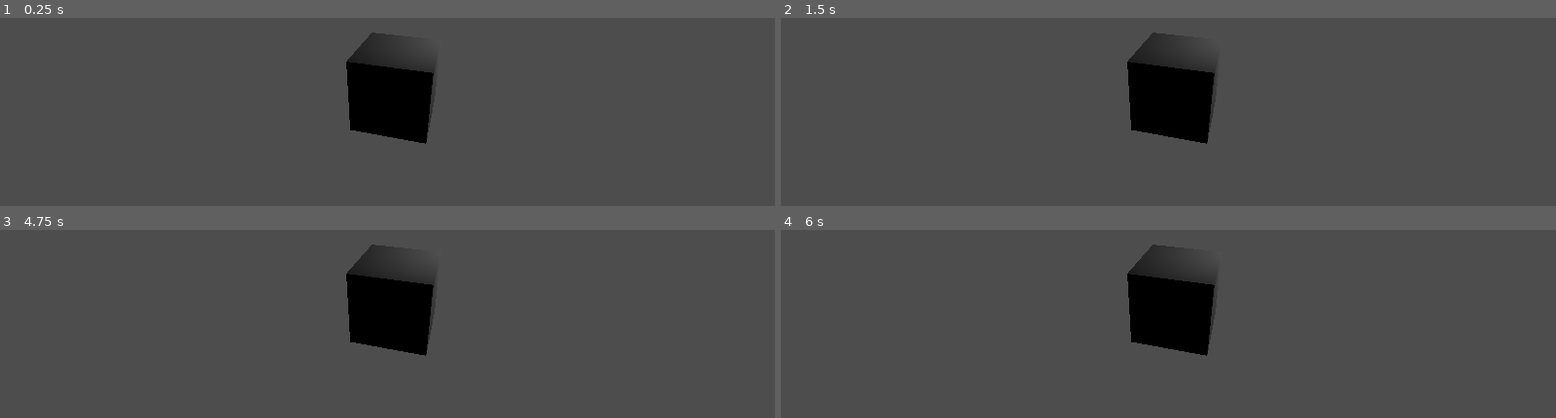
Above: before the commit, frames 1-4 (two rows, left to right).
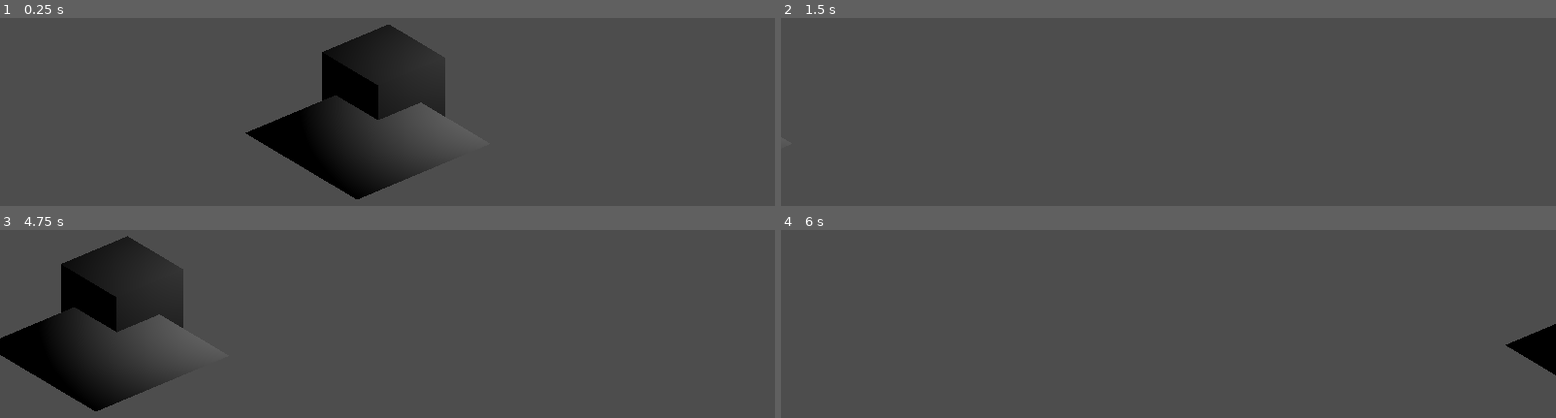
Above: after the commit, the same moments.

Repository: XlebDaMaslo/LOGH-prototype
Game: Godot game, scene res://test.tscn
Same seed, same stepped clock (60 frames per second), same inputs: the game is played once before the commit and once after it.
Inputs:
- Up to frame 1 (0.25 s): no input
- Up to frame 2 (1.5 s): tap Enter at 0.5 s; hold Right (ui_right) 0.53-1.28 s; hold Down (ui_down) from 1.28 s (still down)
- Up to frame 3 (4.75 s): release Down (ui_down) at 2.03 s; hold Right (ui_right) 2.03-2.78 s; hold Up (ui_up) 2.78-3.53 s; tap Space at 3.5 s; hold Left (ui_left) from 3.53 s (still down); tap Enter at 4.25 s
- Up to frame 4 (6 s): release Left (ui_left) at 5.03 s; hold Down (ui_down) 5.03-5.78 s; hold Right (ui_right) from 5.78 s (still down)

The runs differ from the first frame. In frame 1, 11% of the frame differs, in the area x 31-58%, y 3-97%; in frame 2, 5.0%; in frame 3, 17%, in the area x 0-57%, y 3-97%; in frame 4, 5.9%.

Commit message:
Test godot

Diff:
--- /dev/null
+++ b/IsometricCamera.gd
@@ -0,0 +1,26 @@
+extends Camera3D
+
+# Скорость перемещения камеры
+var speed = 10.0
+
+func _process(delta):
+	var input_direction = Vector3.ZERO
+
+	# Проверяем нажатие клавиш и задаем направление движения
+	if Input.is_action_pressed("ui_left"):
+		input_direction.x -= 1
+	if Input.is_action_pressed("ui_right"):
+		input_direction.x += 1
+	if Input.is_action_pressed("ui_up"):
+		input_direction.z -= 1
+	if Input.is_action_pressed("ui_down"):
+		input_direction.z += 1
+
+	# Нормализуем направление, чтобы скорость движения не зависела от количества нажатых клавиш
+	input_direction = input_direction.normalized()
+
+	# Перемещаем камеру, но с учётом изометрической системы координат
+	var move_direction = Vector3(input_direction.x - input_direction.z, 0, input_direction.x + input_direction.z)
+
+	# Умножаем направление на скорость и время
+	translate(move_direction * speed * delta)
--- a/test.tscn
+++ b/test.tscn
@@ -1,19 +1,40 @@
-[gd_scene load_steps=2 format=3 uid="uid://bawu3vrbbugji"]
+[gd_scene load_steps=6 format=3 uid="uid://bawu3vrbbugji"]
 
-[sub_resource type="BoxMesh" id="BoxMesh_aah1h"]
+[ext_resource type="Script" path="res://IsometricCamera.gd" id="1_eue2y"]
+
+[sub_resource type="StandardMaterial3D" id="StandardMaterial3D_dn41q"]
+
+[sub_resource type="PlaneMesh" id="PlaneMesh_txbe7"]
+
+[sub_resource type="BoxMesh" id="BoxMesh_mx4ui"]
+
+[sub_resource type="TileSet" id="TileSet_adqle"]
 
 [node name="Node3D" type="Node3D"]
+transform = Transform3D(1, 0, 0, 0, 1, 0, 0, 0, 1, 0.0636158, 0, -0.060153)
 
 [node name="MeshInstance3D" type="MeshInstance3D" parent="."]
+transform = Transform3D(1, 0, 0, 0, 1, 0, 0, 0, 1, 6.66574, 7.67328, 7.49761)
+material_override = SubResource("StandardMaterial3D_dn41q")
+mesh = SubResource("PlaneMesh_txbe7")
 
-[node name="SpotLight3D" type="SpotLight3D" parent="MeshInstance3D"]
-transform = Transform3D(-0.983562, 7.32811e-09, -0.180571, -0.135014, 0.664031, 0.735415, 0.119904, 0.747705, -0.653115, -1.6069, 3.67047, -4.48945)
-spot_range = 4.97031
-spot_angle = 27.9127
+[node name="Camera3D" type="Camera3D" parent="."]
+transform = Transform3D(0.642788, -0.383022, 0.663414, 0, 0.866025, 0.5, -0.766044, -0.321394, 0.55667, 10, 11, 10)
+projection = 1
+size = 5.0
+script = ExtResource("1_eue2y")
 
-[node name="Camera3D" type="Camera3D" parent="MeshInstance3D"]
-transform = Transform3D(-0.246843, -0.445062, 0.860807, 0.0153327, 0.886389, 0.462686, -0.968934, 0.127409, -0.211975, 2.53339, 3.5019, -3.02548)
+[node name="SpotLight3D" type="SpotLight3D" parent="."]
+transform = Transform3D(-0.829542, 0.243432, 0.502595, 0.535324, 0.602918, 0.591539, -0.159024, 0.759757, -0.63046, 8.29078, 10.0915, 4.35772)
+spot_angle = 32.9757
 
 [node name="MeshInstance3D2" type="MeshInstance3D" parent="."]
-transform = Transform3D(1, 0, 0, 0, 1, 0, 0, 0, 1, -0.702462, 1.55459, -2.3617)
-mesh = SubResource("BoxMesh_aah1h")
+transform = Transform3D(1, 0, 0, 0, 1, 0, 0, 0, 1, 5.9223, 7.63534, 6.63855)
+mesh = SubResource("BoxMesh_mx4ui")
+skeleton = NodePath("../MeshInstance3D")
+
+[node name="TileMap" type="TileMap" parent="."]
+position = Vector2(96, 32)
+tile_set = SubResource("TileSet_adqle")
+rendering_quadrant_size = 20
+format = 2
